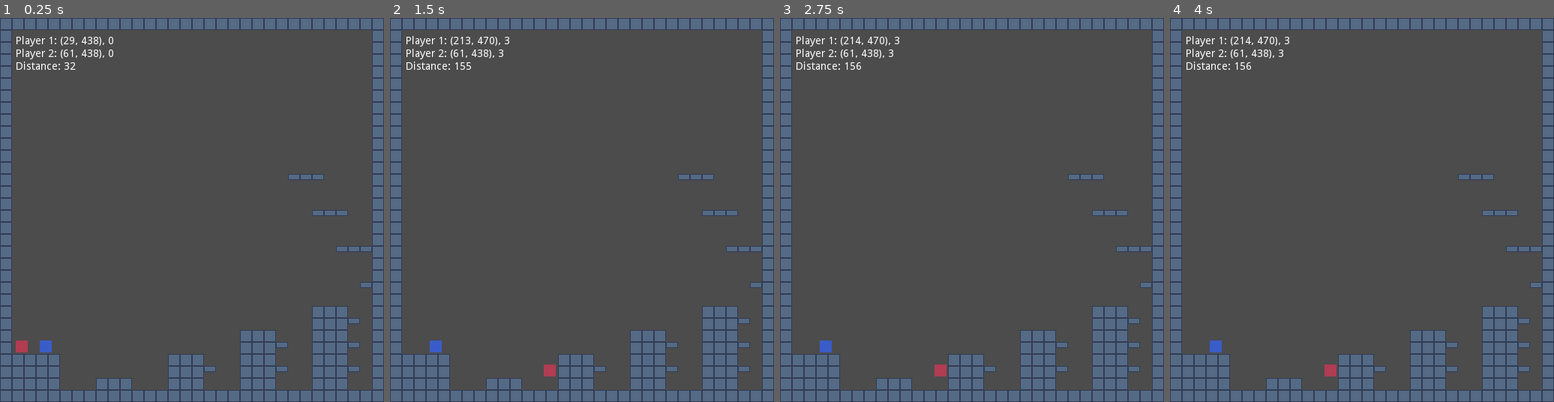
Above: before the commit, frames 1-4 (left to right).
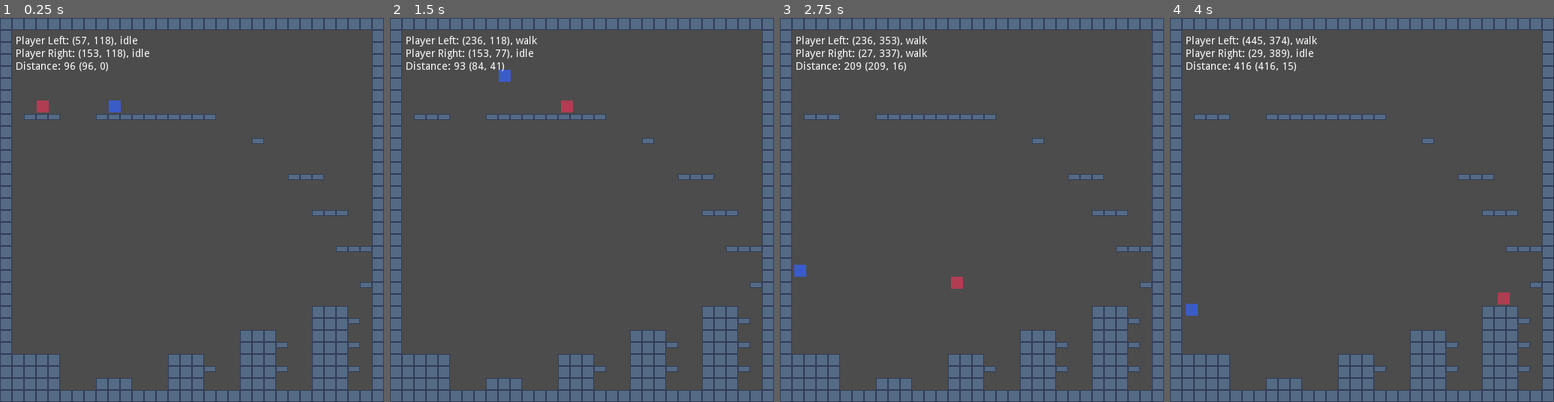
Above: after the commit, the same moments.

Repository: Llivol/Seasons
Game: Godot game, scene res://levels/Playground.tscn
Two runs of this game, one before a commit and one after it. Both use one fixed random seed, a clock stepped at 60 frames per second and the inputs below.
Inputs:
- Up to frame 1 (0.25 s): no input
- Up to frame 2 (1.5 s): tap Enter at 0.5 s; hold W (jump_p1) 0.53-1.28 s; hold D (move_right_p1) from 0.53 s (still down); tap Up (jump_p2) at 0.8, 1.35 s
- Up to frame 3 (2.75 s): tap W (jump_p1) at 1.52, 1.55, 1.82 s; release D (move_right_p1) at 2.03 s; hold A (move_left_p1) from 2.03 s (still down); hold Left (move_left_p2) from 2.03 s (still down); tap Up (jump_p2) at 2.3 s
- Up to frame 4 (4 s): release A (move_left_p1) at 2.78 s; release Left (move_left_p2) at 2.78 s; hold D (move_right_p1) from 2.78 s (still down); tap Right (move_right_p2) at 2.85 s; tap W (jump_p1) at 3.02, 3.05, 3.32 s; hold W (jump_p1) from 3.53 s (still down); tap Up (jump_p2) at 3.8 s

The runs differ from the first frame. In frame 1, 1.6% of the frame differs, in the area x 4-69%, y 4-88%; in frame 2, 1.7%; in frame 3, 1.7%, in the area x 3-69%, y 4-94%; in frame 4, 1.7%.

Commit message:
minor changes
- Rename files and nodes
- display enum string on labels

Diff:
--- a/Seasons-project/levels/Playground.gd
+++ b/Seasons-project/levels/Playground.gd
@@ -3,26 +3,28 @@
 const ROPE_MAX_DISTANCE = 256
 
 # Declare member variables here. Examples:
-var player1
-var player2
-var l_player1
-var l_player2
+var player_left
+var player_right
+var l_player_left
+var l_player_right
 var l_distance
+var distance = Vector2()
 
 # Called when the node enters the scene tree for the first time.
 func _ready():
-	player1 = get_node("player1")
-	player2 = get_node("player2")
-	l_player1 = get_node("player1_pos")
-	l_player2 = get_node("player2_pos")
-	l_distance = get_node("distance")
+	player_left = $PlayerLeft
+	player_right = $PlayerRight
+	l_player_left = $LPlayerLeft
+	l_player_right = $LPlayerRight
+	l_distance = $LDistance
 	pass # Replace with function body.
 
 # Called every frame. 'delta' is the elapsed time since the previous frame.
 func _process(delta):
-	l_player1.set_text(str("Player 1: (", _round_to_dec(player1.global_position.x, 0), ", ", _round_to_dec(player1.global_position.y, 0), "), ", player1.player.get_state()))
-	l_player2.set_text(str("Player 2: (", _round_to_dec(player2.global_position.x, 0), ", ", _round_to_dec(player2.global_position.y, 0), "), ", player2.player.get_state()))
-	l_distance.set_text(str("Distance: ", _round_to_dec(_get_distance(), 0)))
+	distance = Vector2(abs(player_left.global_position.x - player_right.global_position.x), abs(player_left.global_position.y - player_right.global_position.y))
+	l_player_left.set_text(str("Player Left: (", _round_to_dec(player_left.global_position.x, 0), ", ", _round_to_dec(player_left.global_position.y, 0), "), ", player_left.kinematics.get_state_string()))
+	l_player_right.set_text(str("Player Right: (", _round_to_dec(player_right.global_position.x, 0), ", ", _round_to_dec(player_right.global_position.y, 0), "), ", player_right.kinematics.get_state_string()))
+	l_distance.set_text(str("Distance: ", _round_to_dec(_get_distance(), 0), " (", _round_to_dec(distance.x, 0), ", ", _round_to_dec(distance.y, 0), ")"))
 	pass
 
 func _round_to_dec(num, digit):
@@ -30,4 +32,4 @@
 
 
 func _get_distance():
-	return player1.global_position.distance_to(player2.global_position)
+	return player_left.global_position.distance_to(player_right.global_position)
--- a/Seasons-project/levels/Playground.tscn
+++ b/Seasons-project/levels/Playground.tscn
@@ -4,8 +4,8 @@
 [ext_resource path="res://_src/ph_wall.png" type="Texture" id=2]
 [ext_resource path="res://_src/ph_wall_single_way.png" type="Texture" id=3]
 [ext_resource path="res://_src/ph_bg.png" type="Texture" id=4]
-[ext_resource path="res://player/player1.tscn" type="PackedScene" id=5]
-[ext_resource path="res://player/player2.tscn" type="PackedScene" id=6]
+[ext_resource path="res://player/playerLeft.tscn" type="PackedScene" id=5]
+[ext_resource path="res://player/playerRight.tscn" type="PackedScene" id=6]
 
 [sub_resource type="ConvexPolygonShape2D" id=1]
 points = PoolVector2Array( 0, 0, 16, 0, 16, 16, 0, 16 )
@@ -64,30 +64,30 @@
 tile_set = SubResource( 3 )
 cell_size = Vector2( 16, 16 )
 format = 1
-tile_data = PoolIntArray( 0, 0, 0, 1, 0, 0, 2, 0, 0, 3, 0, 0 …(447 unchanged characters)… 2, 0, 0, 458783, 0, 0, 524288, 0, 0, 524319, 0, 0, 589824, 0, 0, 589855, 0, 0, 655360, 0, 0, 655391, 0, 0, 720896, 0, 0, 720927, …(2186 unchanged characters)…
+tile_data = PoolIntArray( 0, 0, 0, 1, 0, 0, 2, 0, 0, 3, 0, 0 …(447 unchanged characters)… 2, 0, 0, 458783, 0, 0, 524288, 0, 0, 524290, 1, 0, 524291, 1, 0, 524292, 1, 0, 524296, 1, 0, 524297, 1, 0, 524298, 1, 0, 524299, 1, 0, 524300, 1, 0, 524301, 1, 0, 524302, 1, 0, 524303, 1, 0, 524304, 1, 0, 524305, 1, 0, 524319, 0, 0, 589824, 0, 0, 589855, 0, 0, 655360, 0, 0, 655381, 1, 0, 655391, 0, 0, 720896, 0, 0, 720927, …(2186 unchanged characters)…
 
-[node name="player1" parent="." instance=ExtResource( 5 )]
-position = Vector2( 29.479, 428.058 )
+[node name="PlayerLeft" parent="." instance=ExtResource( 5 )]
+position = Vector2( 57.1723, 110.4 )
 
-[node name="player2" parent="." instance=ExtResource( 6 )]
-position = Vector2( 61.479, 428.058 )
+[node name="PlayerRight" parent="." instance=ExtResource( 6 )]
+position = Vector2( 152.704, 111.215 )
 collision/safe_margin = 0.01
 
-[node name="player1_pos" type="Label" parent="."]
+[node name="LPlayerLeft" type="Label" parent="."]
 margin_left = 21.0
 margin_top = 23.8
 margin_right = 128.0
 margin_bottom = 37.8
 text = "Player 1: "
 
-[node name="player2_pos" type="Label" parent="."]
+[node name="LPlayerRight" type="Label" parent="."]
 margin_left = 21.0
 margin_top = 40.9
 margin_right = 128.0
 margin_bottom = 54.9
 text = "Player 2: "
 
-[node name="distance" type="Label" parent="."]
+[node name="LDistance" type="Label" parent="."]
 margin_left = 21.0
 margin_top = 58.0
 margin_right = 128.0
--- a/Seasons-project/player/Player.gd
+++ b/Seasons-project/player/PlayerKinematics.gd
@@ -20,7 +20,7 @@
 	walk,		#1
 	jump,		#2
 	hover		#3
-	falling		#4
+	fall		#4
 }
 
 var _state
@@ -31,16 +31,30 @@
 var _prev_jump_pressed = false
 
 func _init():
-	self._state = 0
+	self._state = PlayerStates.idle
 	self._velocity = Vector2()
 	self._force = Vector2()
 
 
 func set_state(state):
-	self._state = state
+	self._state = PlayerStates.values()[0]
 
 func get_state():
 	return self._state
+
+func get_state_string():
+
+	match self._state:
+		0:
+			return "idle"
+		1:
+			return "walk"
+		2:
+			return "jump"
+		3:
+			return "hover"
+		4:
+			return "fall"
 
 func set_velocity(velocity):
 	self._velocity = velocity
@@ -71,18 +85,18 @@
 
 
 func walk(walk_left, walk_right, delta):
-	if _state == 3:
+	if _state == PlayerStates.hover:
 		return
 	if walk_left:
 		if self._velocity.x <= WALK_MIN_SPEED and self._velocity.x > -WALK_MAX_SPEED:
 			self._force.x -= WALK_FORCE
-			self._state = 1
+			self._state = PlayerStates.walk
 	elif walk_right:
 		if self._velocity.x >= -WALK_MIN_SPEED and self._velocity.x < WALK_MAX_SPEED:
 			self._force.x += WALK_FORCE
-			self._state = 1
+			self._state = PlayerStates.walk
 
-	if self._state == 0:
+	if self._state == PlayerStates.idle:
 		var vsign = sign(self._velocity.x)
 		var vlen = abs(self._velocity.x)
 
@@ -97,17 +111,17 @@
 
 
 func jump(jump, delta):
-	if _state == 3:
+	if _state == PlayerStates.hover:
 		return
-	if self._state == 2 and self._velocity.y > 0:
+	if self._state == PlayerStates.jump and self._velocity.y > 0:
 		# If falling, no longer jumping
-		self._state = 4
+		self._state = PlayerStates.fall
 
 	if self._on_air_time < JUMP_MAX_AIRBORNE_TIME and jump and not self._prev_jump_pressed and self._state != 2:
 		# Jump must also be allowed to happen if the character left the floor a little bit ago.
 		# Makes controls more snappy.
 		self._velocity.y = -JUMP_SPEED
-		self._state = 2
+		self._state = PlayerStates.jump
 
 	self._on_air_time += delta
 	self._prev_jump_pressed = jump
--- a/Seasons-project/player/player1.gd
+++ b/Seasons-project/player/playerLeft.gd
@@ -1,38 +1,38 @@
 extends KinematicBody2D
 
-var Player = load("res://player/Player.gd")
+var PlayerKinematics = load("res://player/PlayerKinematics.gd")
 
-var player = Player.new()
+var kinematics = PlayerKinematics.new()
 
 func _physics_process(delta):
 	# Create forces
-	player.set_force_gravity()
+	kinematics.set_force_gravity()
 
 	var walk_left = Input.is_action_pressed("move_left_p1")
 	var walk_right = Input.is_action_pressed("move_right_p1")
 	var jump = Input.is_action_pressed("jump_p1")
 
-	if player.get_state() != 3:
-		player.set_state(0)
+	#if kinematics.get_state() != 3:
+	kinematics.set_state(0)
 
-	player.walk(walk_left, walk_right, delta)
+	kinematics.walk(walk_left, walk_right, delta)
 
 	# Integrate velocity into motion and move
 	var aux_velocity
-	aux_velocity = move_and_slide(player.get_velocity(), Vector2(0, -1))
-	player.set_velocity(aux_velocity)
+	aux_velocity = move_and_slide(kinematics.get_velocity(), Vector2(0, -1))
+	kinematics.set_velocity(aux_velocity)
 
 	if is_on_floor():
-		player.set_on_air_time(0)
+		kinematics.set_on_air_time(0)
 
-	player.jump(jump, delta)
+	kinematics.jump(jump, delta)
 
 func _on_Rope_body_exited(body):
 	print("body exited")
 	if not body is KinematicBody2D:
 		return
 	print ("body is Player")
-	body.player.set_state(3)
+	body.kinematics.set_state(3)
 
 
 func _on_Rope_body_entered(body):
@@ -40,4 +40,4 @@
 	if not body is KinematicBody2D:
 		return
 	print ("body is Player")
-	body.player.set_state(0)
+	body.kinematics.set_state(0)
--- a/Seasons-project/player/player1.tscn
+++ b/Seasons-project/player/playerLeft.tscn
@@ -1,7 +1,9 @@
 [gd_scene load_steps=5 format=2]
 
-[ext_resource path="res://player/player1.gd" type="Script" id=1]
+[ext_resource path="res://player/playerLeft.gd" type="Script" id=1]
 [ext_resource path="res://_src/ph_player1.png" type="Texture" id=2]
+
+
 
 [sub_resource type="RectangleShape2D" id=1]
 
@@ -18,7 +20,6 @@
 shape = SubResource( 1 )
 
 [node name="Rope" type="Area2D" parent="."]
-visible = false
 
 [node name="CollisionShape2D" type="CollisionShape2D" parent="Rope"]
 shape = SubResource( 2 )
--- a/Seasons-project/player/player2.gd
+++ b/Seasons-project/player/playerRight.gd
@@ -1,38 +1,38 @@
 extends KinematicBody2D
 
-var Player = load("res://player/Player.gd")
+var PlayerKinematics = load("res://player/PlayerKinematics.gd")
 
-var player = Player.new()
+var kinematics = PlayerKinematics.new()
 
 func _physics_process(delta):
 	# Create forces
-	player.set_force_gravity()
+	kinematics.set_force_gravity()
 
 	var walk_left = Input.is_action_pressed("move_left_p2")
 	var walk_right = Input.is_action_pressed("move_right_p2")
 	var jump = Input.is_action_pressed("jump_p2")
 
-	if player.get_state() != 3:
-		player.set_state(0)
+	#if kinematics.get_state() != 3:
+	kinematics.set_state(0)
 
-	player.walk(walk_left, walk_right, delta)
+	kinematics.walk(walk_left, walk_right, delta)
 
 	# Integrate velocity into motion and move
 	var aux_velocity
-	aux_velocity = move_and_slide(player.get_velocity(), Vector2(0, -1))
-	player.set_velocity(aux_velocity)
+	aux_velocity = move_and_slide(kinematics.get_velocity(), Vector2(0, -1))
+	kinematics.set_velocity(aux_velocity)
 
 	if is_on_floor():
-		player.set_on_air_time(0)
+		kinematics.set_on_air_time(0)
 
-	player.jump(jump, delta)
+	kinematics.jump(jump, delta)
 
 func _on_Rope_body_exited(body):
 	print("body exited")
 	if not body is KinematicBody2D:
 		return
 	print ("body is Player")
-	body.player.set_state(3)
+	body.kinematics.set_state(3)
 
 
 func _on_Rope_body_entered(body):
@@ -40,4 +40,4 @@
 	if not body is KinematicBody2D:
 		return
 	print ("body is Player")
-	body.player.set_state(0)
+	body.kinematics.set_state(0)
--- a/Seasons-project/player/player2.tscn
+++ b/Seasons-project/player/playerRight.tscn
@@ -1,7 +1,8 @@
 [gd_scene load_steps=5 format=2]
 
-[ext_resource path="res://player/player2.gd" type="Script" id=1]
+[ext_resource path="res://player/playerRight.gd" type="Script" id=1]
 [ext_resource path="res://_src/ph_player2.png" type="Texture" id=2]
+
 
 [sub_resource type="RectangleShape2D" id=1]
 
@@ -18,7 +19,6 @@
 shape = SubResource( 1 )
 
 [node name="Rope" type="Area2D" parent="."]
-visible = false
 
 [node name="CollisionShape2D" type="CollisionShape2D" parent="Rope"]
 shape = SubResource( 2 )
